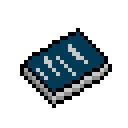
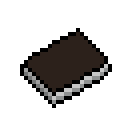
Layer changes from the first 128×128 image to the second:
painted on "cover" over [28, 32, 104, 92]
